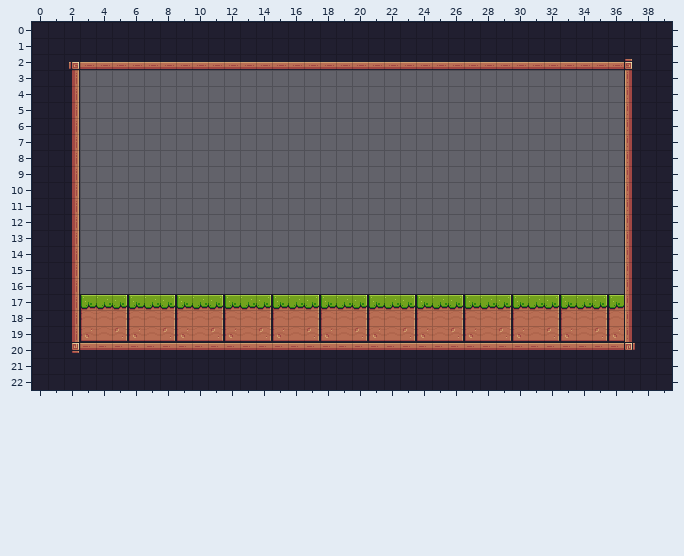
Two states of a Tiled map, assets/tiles/level-00.tmx. Above is the file before it was changed.
Cells are 16x16 px. Shown: x 0..39, y 0..22.
Now the later version:
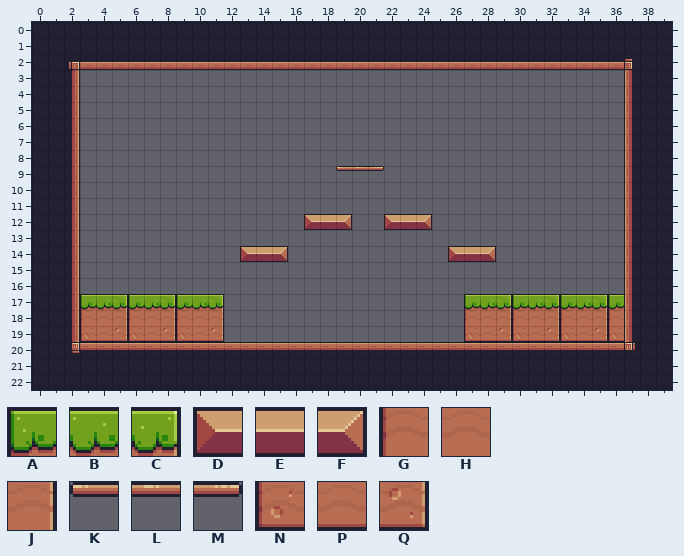
Key: from "Pixel Platformer": A 6, B 7, C 8, D 12, E 13, F 14, G 28, H 29, J 30, K 39, L 40, M 41, N 50, P 51, Q 52.
_ is an empty cell.
Tiles replaced or removed in this view: A, B, C, G, H, J, N, P, Q.
Difference:
Changed rows in their new state; . is an unchanged cell.
Layer "Tile Layer 1":
first column x 12:
 9 .......KLM.......
12 .....DEF..DEF....
14 .DEF..........DEF
17 _______________..
18 _______________..
19 _______________..
